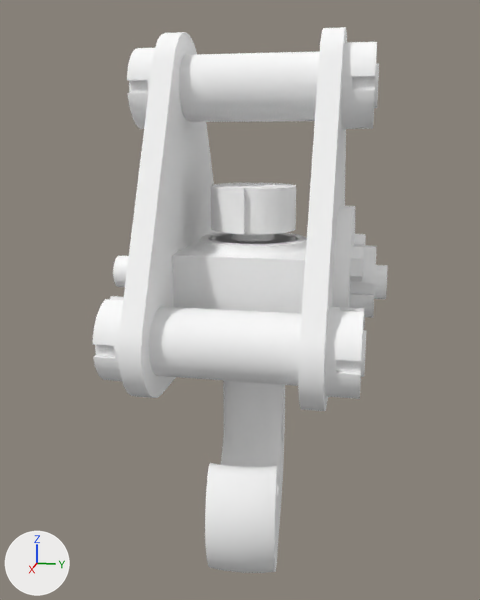
Before and after pictures for a commit that changed the glTF model crane_hook.glb.
One viewpoint serves both versions: a 50 mm lens placed at (23.15, 6.45, 4.91), pointed at (0.08, 1.84, -0.86). Lighting does not change. The marker at lower left points along +X, +Y and +Z. The picture after the commit comes second. Where no turn or scale is listed for an object, it has been applied to the vertices.

The scene before the commit, as lines of its bpy script (objects in view):
```python
ob_g_body1 = bpy.data.objects.new('g Body1', me_mesh_0)
ob_g_body1.location = (0.0, 0.0, 0.0)
ob_g_body1_1 = bpy.data.objects.new('g Body1:1', me_mesh_1)
ob_g_body1_1.location = (0.0, 0.0, 0.0)
ob_g_body1_11 = bpy.data.objects.new('g Body1:11', me_mesh_11)
ob_g_body1_11.location = (0.0, 0.0, 0.0)
ob_g_body1_15 = bpy.data.objects.new('g Body1:15', me_mesh_15)
ob_g_body1_15.location = (0.0, 0.0, 0.0)
ob_g_body1_16 = bpy.data.objects.new('g Body1:16', me_mesh_16)
ob_g_body1_16.location = (0.0, 0.0, 0.0)
ob_g_body1_18 = bpy.data.objects.new('g Body1:18', me_mesh_18)
ob_g_body1_18.location = (0.0, 0.0, 0.0)
ob_g_body1_21 = bpy.data.objects.new('g Body1:21', me_mesh_21)
ob_g_body1_21.location = (0.0, 0.0, 0.0)
ob_g_body1_3 = bpy.data.objects.new('g Body1:3', me_mesh_3)
ob_g_body1_3.location = (0.0, 0.0, 0.0)
ob_g_body1_32 = bpy.data.objects.new('g Body1:32', me_mesh_32)
ob_g_body1_32.location = (0.0, 0.0, 0.0)
# also in view: 'g Body1:14' at (3.8, 5.45, -1.4); 'g Body1:10' at (3.8, -1.35, -1.4); 'g Body1:8' at (0.0, -1.35, 6.5); 'g Body1:20' at (0.0, 5.2, 0.0); 'g Body1:12' at (0.0, 5.45, 6.5)
```
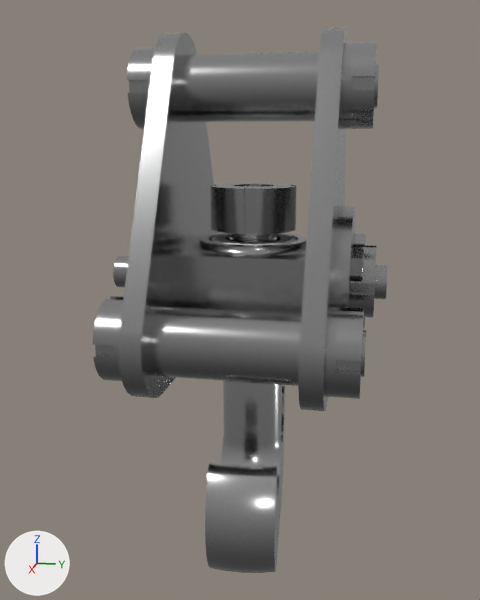
Location of each change, (x1, y1, x2, y2) in pixels of the pictures (480 x 600 px):
'g Body1', recoloured, surface changed (white to grey)
    both: (118, 32, 220, 398)
'g Body1:21', recoloured, surface changed (white to grey)
    both: (205, 185, 285, 573)
'g Body1:11', recoloured, surface changed (white to grey)
    both: (298, 27, 347, 411)
'g Body1:3', recoloured, surface changed (white to grey)
    both: (149, 307, 366, 386)
'g Body1:18', recoloured, surface changed (white to grey)
    both: (113, 232, 387, 314)
'g Body1:1', recoloured, surface changed (white to grey)
    both: (179, 51, 379, 122)
'g Body1:32', recoloured, surface changed (white to grey)
    both: (210, 183, 296, 234)
'g Body1:16', recoloured, surface changed (white to grey)
    both: (335, 307, 364, 399)
'g Body1:15', recoloured, surface changed (white to grey)
    both: (351, 42, 377, 129)
'g Body1:10', recoloured, surface changed (white to grey)
    both: (93, 296, 124, 381)
'g Body1:20', recoloured, surface changed (white to grey)
    both: (332, 206, 355, 308)
'g Body1:8', recoloured, surface changed (white to grey)
    both: (127, 48, 155, 129)
'g Body1:22', recoloured, surface changed (white to grey)
    both: (350, 245, 376, 318)
'g Body1:14', recoloured, surface changed (white to grey)
    both: (325, 307, 340, 397)
'g Body1:12', recoloured, surface changed (white to grey)
    both: (341, 42, 355, 129)
'g Body1:25', recoloured, surface changed (white to grey)
    both: (350, 247, 364, 282)
'g Body1:7', recoloured, surface changed (white to grey)
    both: (114, 308, 122, 377)
'g Body1:23', recoloured, surface changed
    both: (354, 234, 366, 245)
'g Body1:5', recoloured, surface changed
    both: (147, 49, 155, 94)
'g Body1:30', recoloured, surface changed
    both: (216, 234, 291, 244)
'g Body1:4', recoloured, surface changed
    both: (187, 240, 194, 247)
'g Body1:17', recoloured, surface changed
    both: (363, 317, 365, 329)

What the commit changed:
Material 'Steel_-_Satin' (mat_steel___satin) changes colour from white #ffffff to grey #a5a5a5; in linear values from (1.0, 1.0, 1.0) to (0.376, 0.376, 0.376).
In material 'Steel_-_Satin' (mat_steel___satin), roughness goes from 1.0 to 0.2.
In material 'Steel_-_Satin' (mat_steel___satin), metallic goes from 0.0 to 1.0.
Material 'Steel_-_Rough' (mat_steel___rough) changes colour from white #ffffff to grey #bdbdbd; in linear values from (1.0, 1.0, 1.0) to (0.509, 0.509, 0.509).
In material 'Steel_-_Rough' (mat_steel___rough), roughness goes from 1.0 to 0.2.
In material 'Steel_-_Rough' (mat_steel___rough), metallic goes from 0.0 to 1.0.
